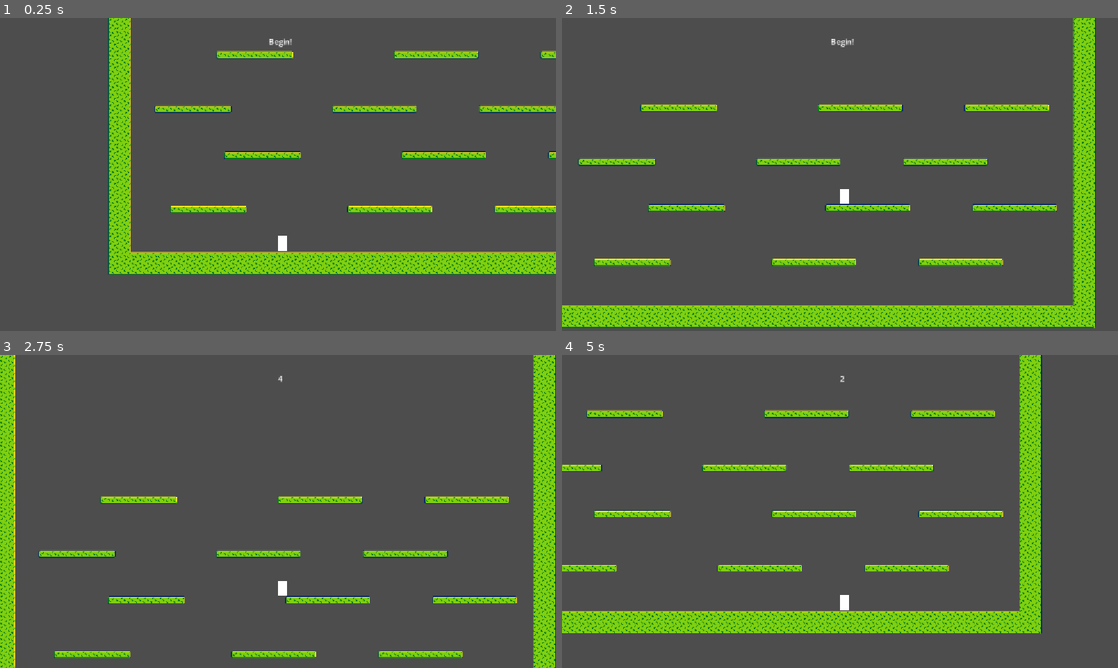
Above: before the commit, frames 1-4 (two rows, left to right).
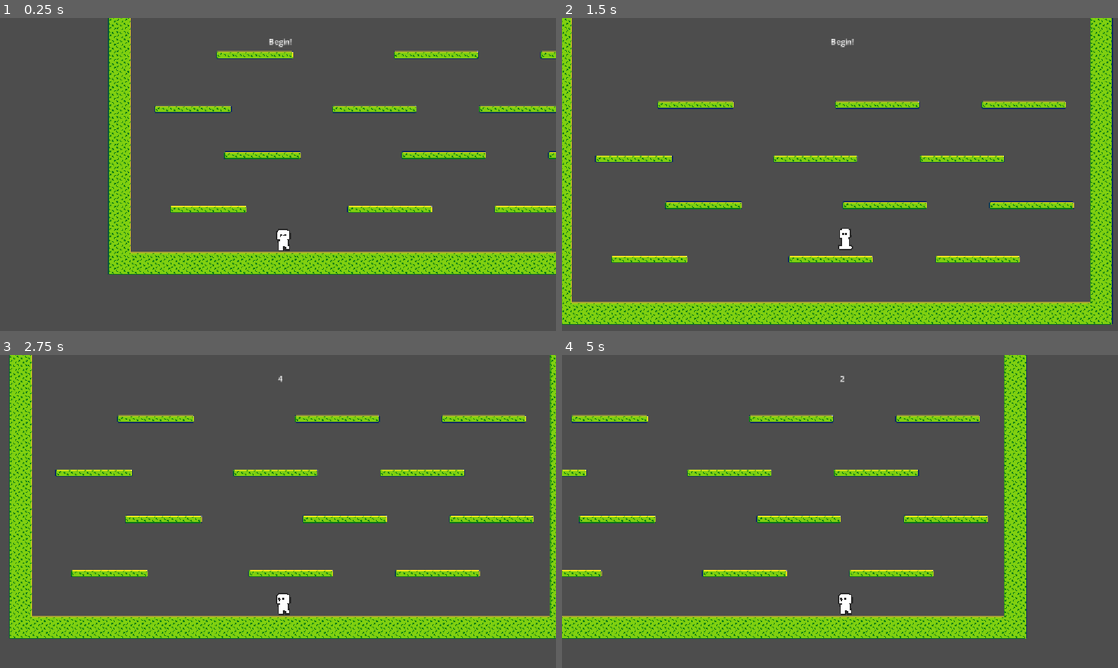
Above: after the commit, the same moments.

Repository: Ityer/Jam-Game
Game: Godot game, scene res://Scenes/Map/Main.tscn
Two runs of this game, one before a commit and one after it. Both use one fixed random seed, a clock stepped at 60 frames per second and the inputs below.
Inputs:
- Up to frame 1 (0.25 s): no input
- Up to frame 2 (1.5 s): tap Enter (ui_accept) at 0.5, 0.77 s; hold Right (ui_right) from 0.53 s (still down)
- Up to frame 3 (2.75 s): tap Enter (ui_accept) at 1.52 s; release Right (ui_right) at 2.03 s; hold Left (ui_left) from 2.03 s (still down)
- Up to frame 4 (5 s): release Left (ui_left) at 2.78 s; hold Right (ui_right) 2.78-4.28 s; tap Enter (ui_accept) at 3.02, 3.77, 4.52 s; hold Left (ui_left) from 4.28 s (still down)

The runs differ from the first frame. In frame 1, 0.1% of the frame differs, in the area x 49-53%, y 67-75%; in frame 2, 19%; in frame 3, 24%, in the area x 0-100%, y 0-100%; in frame 4, 17%.

Commit message:
animation and character

Diff:
--- a/Scenes/Entities/player.gd
+++ b/Scenes/Entities/player.gd
@@ -21,7 +21,18 @@
 		velocity.x = direction * SPEED
 	else:
 		velocity.x = move_toward(velocity.x, 0, SPEED)
-
+	handleAnimation()
 	move_and_slide()
 func hit():
 	pass
+
+
+func handleAnimation():
+	if !is_on_floor():
+		$AnimatedSprite2D.play("jump")
+	elif velocity.x > 0:
+		$AnimatedSprite2D.play("right")
+	elif velocity.x < 0:
+		$AnimatedSprite2D.play("left")
+	else:
+		$AnimatedSprite2D.play("idle")
--- a/Scenes/Entities/player.tscn
+++ b/Scenes/Entities/player.tscn
@@ -1,24 +1,75 @@
 [gd_scene format=3 uid="uid://cgp5kfmbgv3r3"]
 
 [ext_resource type="Script" uid="uid://bygw5ewhvx26q" path="res://Scenes/Entities/player.gd" id="1_blnjl"]
-
-[sub_resource type="CanvasTexture" id="CanvasTexture_i8pp0"]
+[ext_resource type="Texture2D" uid="uid://b3x0jnvcqj5jm" path="res://Assets/Sprite/Character.png" id="2_nqm6o"]
 
 [sub_resource type="RectangleShape2D" id="RectangleShape2D_j6aav"]
-size = Vector2(18, 28.5)
+size = Vector2(31, 45)
+
+[sub_resource type="AtlasTexture" id="AtlasTexture_qbyki"]
+atlas = ExtResource("2_nqm6o")
+region = Rect2(0, 2048, 2048, 2048)
+
+[sub_resource type="AtlasTexture" id="AtlasTexture_svftf"]
+atlas = ExtResource("2_nqm6o")
+region = Rect2(0, 0, 2048, 2048)
+
+[sub_resource type="AtlasTexture" id="AtlasTexture_a1rq5"]
+atlas = ExtResource("2_nqm6o")
+region = Rect2(2048, 0, 2048, 2048)
+
+[sub_resource type="AtlasTexture" id="AtlasTexture_yqx0t"]
+atlas = ExtResource("2_nqm6o")
+region = Rect2(2048, 2048, 2048, 2048)
+
+[sub_resource type="SpriteFrames" id="SpriteFrames_5w3bn"]
+animations = [{
+"frames": [{
+"duration": 1.0,
+"texture": SubResource("AtlasTexture_qbyki")
+}],
+"loop": 1,
+"name": &"idle",
+"speed": 5.0
+}, {
+"frames": [{
+"duration": 1.0,
+"texture": SubResource("AtlasTexture_svftf")
+}],
+"loop": 1,
+"name": &"jump",
+"speed": 5.0
+}, {
+"frames": [{
+"duration": 1.0,
+"texture": SubResource("AtlasTexture_a1rq5")
+}],
+"loop": 1,
+"name": &"left",
+"speed": 5.0
+}, {
+"frames": [{
+"duration": 1.0,
+"texture": SubResource("AtlasTexture_yqx0t")
+}],
+"loop": 1,
+"name": &"right",
+"speed": 5.0
+}]
 
 [node name="Player" type="CharacterBody2D" unique_id=1117096099 groups=["Player"]]
 collision_mask = 7
 script = ExtResource("1_blnjl")
 
-[node name="Sprite2D" type="Sprite2D" parent="." unique_id=349168570]
-position = Vector2(-1.0000001, -16)
-scale = Vector2(20, 30.999998)
-texture = SubResource("CanvasTexture_i8pp0")
+[node name="CollisionShape2D" type="CollisionShape2D" parent="." unique_id=249577653]
+position = Vector2(10.5, 1.9999992)
+shape = SubResource("RectangleShape2D_j6aav")
 
-[node name="CollisionShape2D" type="CollisionShape2D" parent="." unique_id=249577653]
-position = Vector2(9, 0.25)
-shape = SubResource("RectangleShape2D_j6aav")
+[node name="AnimatedSprite2D" type="AnimatedSprite2D" parent="." unique_id=485291543]
+position = Vector2(10.5, 1.9999992)
+scale = Vector2(0.015136718, 0.022460938)
+sprite_frames = SubResource("SpriteFrames_5w3bn")
+animation = &"right"
 
 [node name="Camera2D" type="Camera2D" parent="." unique_id=2127678231]
 position = Vector2(0, -125)
Not shown, added: Assets/NewArt/Character.png.import
Binary file added: Assets/Sprite/Character.png
Not shown, added: Assets/Sprite/Character.png.import
